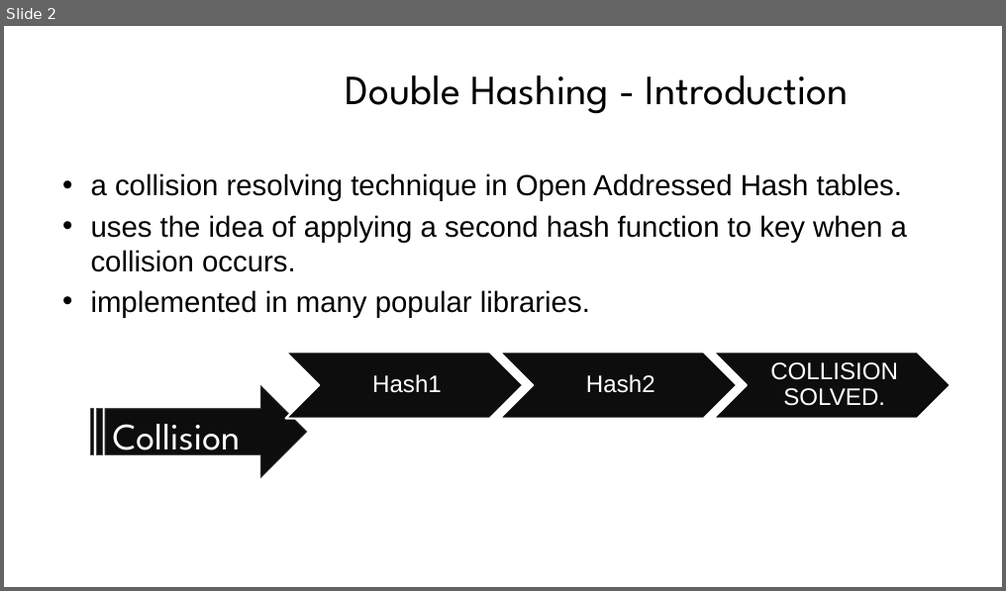
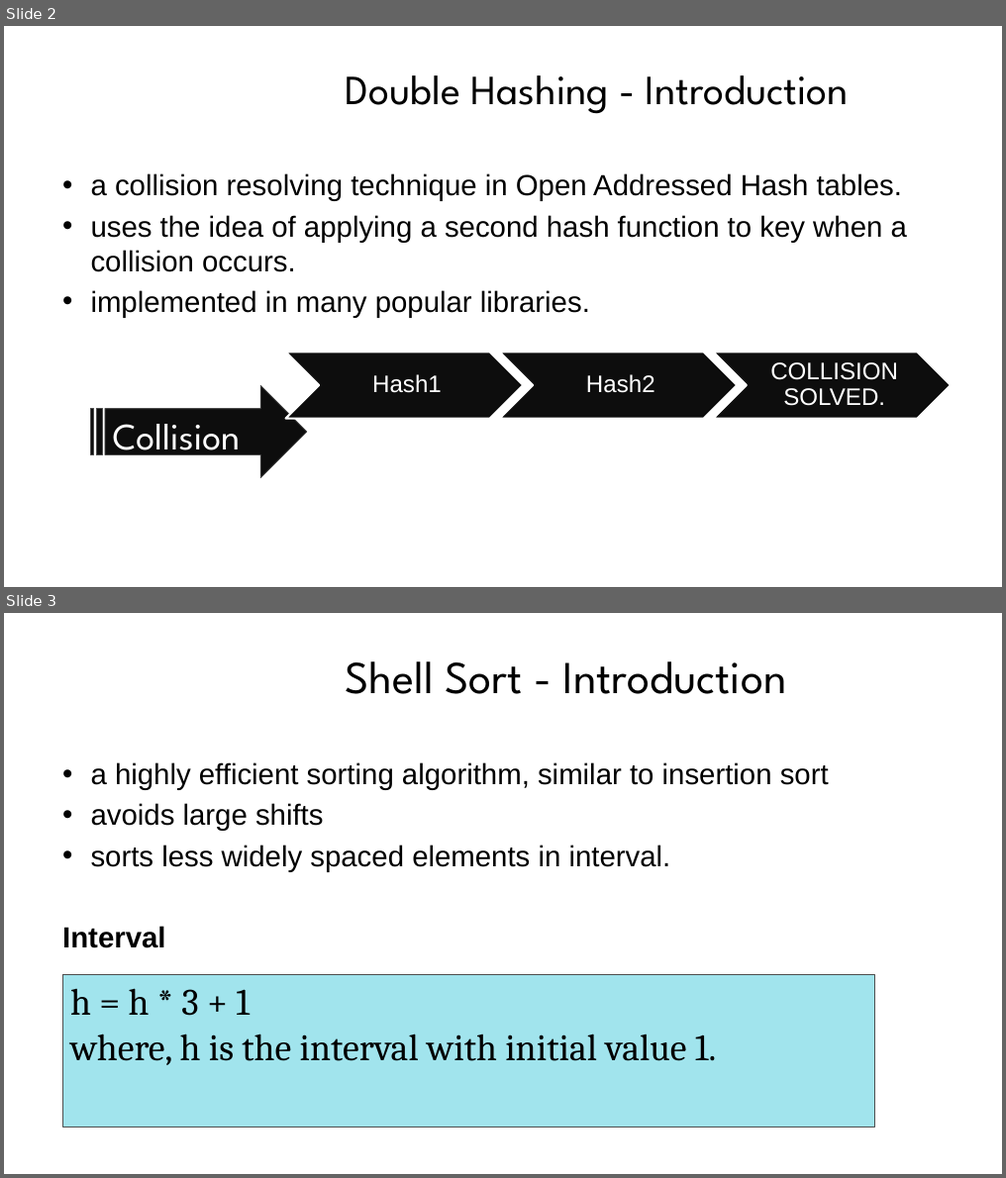
Before and after one commit to praash47/dsa, a slide deck: double_hash_and_shell_sort.pptx. Shown one above the other, each under a label of ours: slide 2 before the commit, slides 2 and 3 after it. The pictures are 1006x591 and 1006x1178 pixels, drawn with LibreOffice and Linux fonts; fonts in the diff are those of the drawing; background and template pictures are left out. Boxes give left, top, right and bottom in pixels: in the first picture for what was removed or moved away, otherwise in the second. Text is boxed around its words. In the diff, an @@ line names an element or a change of style, - is before the commit and + after.

```diff
--- a/double_hash_and_shell_sort.pptx
+++ b/double_hash_and_shell_sort.pptx
@@ slide 3 added at bbox=[4, 613, 1002, 1174], background picture (left out) @@
@@ title added at bbox=[346, 662, 787, 694], 44 pt, text #000000 @@
+Shell Sort - Introduction
@@ text added at bbox=[62, 762, 829, 949], 28 pt, text #000000 @@
+• a highly efficient sorting algorithm, similar to insertion sort
+• avoids large shifts
+• sorts less widely spaced elements in interval.
+Interval
@@ rectangle added at bbox=[63, 974, 875, 1128], fill #A1E4ED, outline #4D4D4D 0.75 pt, 36 pt, text #000000 @@
+h = h * 3 + 1
+where, h is the interval with initial value 1.
```
Also in this commit, not shown: 1 other slide added, 1 slide removed, 2 other files.
